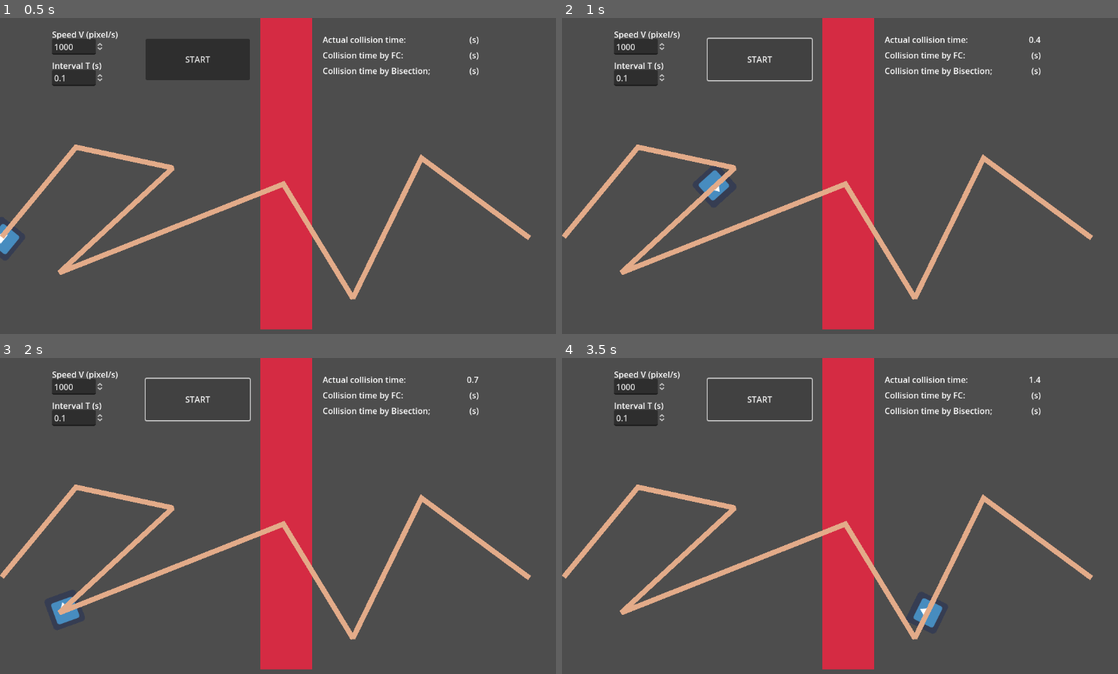
Above: before the commit, frames 1-4 (two rows, left to right).
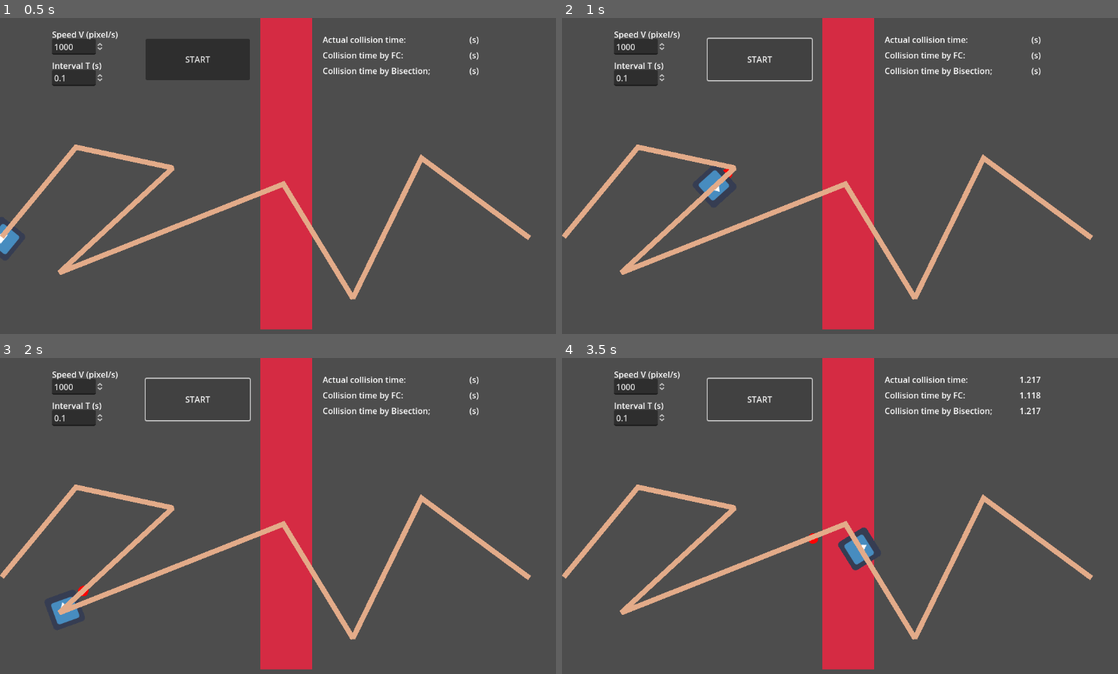
Above: after the commit, the same moments.

Repository: markorn-01/Computer_games_exercises
Game: Godot game, scene res://Node2D.tscn
The game is run twice, just before and just after one commit, with the same random seed, the same clock (stepped at 60 frames per second) and the same inputs. The engine's default icon, where the game draws it, is replaced by a stand-in: a white triangle on a blue panel in a dark square.
Inputs:
- Up to frame 1 (0.5 s): no input
- Up to frame 2 (1 s): click "START" at 0.5 s
- Up to frame 3 (2 s): click "START" at 1.25 s
- Up to frame 4 (3.5 s): click "START" at 2 s

Frame 1 is identical in both runs. In frame 2, less than 0.1% of the frame differs, in the area x 29-87%, y 5-51%; in frame 3, less than 0.1%; in frame 4, 0.9%, in the area x 44-87%, y 5-86%.

Commit message:
complete ex06

Diff:
--- a/CG_2024s_Erkoc_06/Collision_time_student/Node2D.gd
+++ b/CG_2024s_Erkoc_06/Collision_time_student/Node2D.gd
@@ -10,89 +10,91 @@
 var posNew
 
 var timeStart
-var lastIntervalStart
+var T1
+var T2
+
 # Called every frame. 'delta' is the elapsed time since the previous frame.
 func _ready():
 	nodeFollow = get_node("Path/CharacterFollow")
 	nodeWall = get_node("Wall")
 	nodeSprite = get_node("Path/CharacterFollow/Sprite2D")
-	print("Initial position: ", $Wall.position.x)
 
 	set_process(false)
 
 func _on_Button_pressed():
 	timeStart = Time.get_ticks_msec()
 	nodeFollow.set_progress(0)
-	lastIntervalStart = timeStart
+	T1 = 0
+	posNew = nodeSprite.to_global(nodeSprite.get_position())
+	posOld = posNew
+	$ActualValueLabel.text = "(s)"
+	$FcValueLabel.text = "(s)"
+	$BisectionValueLabel.text = "(s)"
 	set_process(true)
 
 func _process(delta):
 	param_V = $Speed.value
 	param_T = $Time.value
 
-	# update the position / progress
-	posOld = nodeSprite.to_global(nodeSprite.get_position())
-
 	var progressNew = nodeFollow.get_progress() + param_V * delta
 	nodeFollow.set_progress(progressNew)
 
-	var currentTime = Time.get_ticks_msec()
-	if (currentTime - lastIntervalStart) / 1000.0 >= param_T:
-		if distance() <= 0:
+	# get current position
+	posNew = nodeSprite.to_global(nodeSprite.get_position())
+
+	T2 = (Time.get_ticks_msec() - timeStart) / 1000.0
+	var currentTimeInterval = T2 - T1
+	if  currentTimeInterval >= param_T:
+		# collision detected
+		if distance(posNew.x) <= 0:
 			set_process(false)
 			var fast_correction_t = fast_correction()
 			var bisection_t = bisection()
 			$FcValueLabel.text = str(snapped(fast_correction_t, 0.001))
 			$BisectionValueLabel.text = str(snapped(bisection_t, 0.001))
+		# no collision detected
 		else:
-			lastIntervalStart = currentTime
-			record_actual()
-
-	posNew = nodeSprite.to_global(nodeSprite.get_position())
-	queue_redraw()
-
+			# set T2 as the beginning time T1 for next interval
+			T1 = T2
+			queue_redraw()
+		# update the position / progress
+		posOld = posNew
+		record_actual()
 
 func _draw():
 	var pos = nodeSprite.global_position
-	draw_circle(pos, 5, Color.RED)
+	draw_circle(pos, 10, Color.RED)
 
-func distance():
-	var wall_left_pos = nodeWall.global_position.x - nodeWall.width/2
-	var wall_right_pos = nodeWall.global_position.x + nodeWall.width/2
-	var wall_middle_pos = (wall_left_pos + wall_right_pos) / 2
-	var obj_pos = nodeSprite.global_position.x
-	if obj_pos <= wall_middle_pos:
-		#print("I am left")
-		return wall_left_pos - obj_pos
+func distance(x_object):
+	var x_wall_middle = nodeWall.points[0].x
+	var x_wall_left = x_wall_middle - nodeWall.width/2
+	var x_wall_right = x_wall_middle + nodeWall.width/2
+	if x_object <= x_wall_middle:
+		return x_wall_left - x_object
 	else:
-		#print("obj position ", obj_pos)
-		#print("distance right: ", obj_pos - wall_right_pos)
-		return obj_pos - wall_right_pos
+		return x_object - x_wall_right
 
 func fast_correction():
-	var t1 = (lastIntervalStart - timeStart) / 1000.0
-	var d = distance_at_last_interval()
-	return t1 + d / param_V
+	return T1 + distance(posOld.x) / param_V
 
 func bisection():
-	var t1 = (lastIntervalStart - timeStart) / 1000.0
-	var t2 = (Time.get_ticks_msec() - timeStart) / 1000.0
+	var t1 = T1
+	var t2 = T2
 	var t_tilda
-	while abs(t1-t2) > param_T / 1000.0:
+	var x_t_tilda
+	var initial_pos = nodeFollow.get_progress()
+	while abs(t1-t2) > param_T / 1000:
 		t_tilda = (t1+t2) / 2.0
 		nodeFollow.set_progress(t_tilda * param_V)
-		if distance() < 0:
+		x_t_tilda = nodeSprite.to_global(nodeSprite.get_position()).x
+		if distance(x_t_tilda) < 0:
 			t1 = t_tilda
 		else:
 			t2 = t_tilda
+	nodeFollow.set_progress(initial_pos)
 	return t1
 
-func distance_at_last_interval():
-	nodeFollow.set_progress((lastIntervalStart - timeStart) / 1000.0 * param_V)
-	var distance_at_T1 = distance()
-	nodeFollow.set_progress((Time.get_ticks_msec() - timeStart) / 1000.0 * param_V)
-	return distance_at_T1
-
 func record_actual():
-	var actual_collision_time = (Time.get_ticks_msec() - timeStart) / 1000.0
-	$ActualValueLabel.text = str(snapped(actual_collision_time, 0.001))
+	if distance(posNew.x) < 0:
+		var actual_collision_time = (Time.get_ticks_msec() - timeStart) / 1000.0
+		$ActualValueLabel.text = str(snapped(actual_collision_time, 0.001))
--- a/CG_2024s_Erkoc_06/Collision_time_student/Node2D.tscn
+++ b/CG_2024s_Erkoc_06/Collision_time_student/Node2D.tscn
@@ -13,7 +13,7 @@
 script = ExtResource("2")
 
 [node name="Wall" type="Line2D" parent="."]
-points = PackedVector2Array(550, 0, 550, 600)
+points = PackedVector2Array(550, 0, 550, 257.347, 550, 600)
 width = 100.0
 default_color = Color(0.835294, 0.168627, 0.262745, 1)
 
Not shown, added: CG_2024s_Erkoc_04/Pong_demo/ CG_2024s_Ngo_04.zip
Not shown, added: CG_2024s_Ngo_03/instancing_demo/ CG_2024s_Ngo_03.zip
